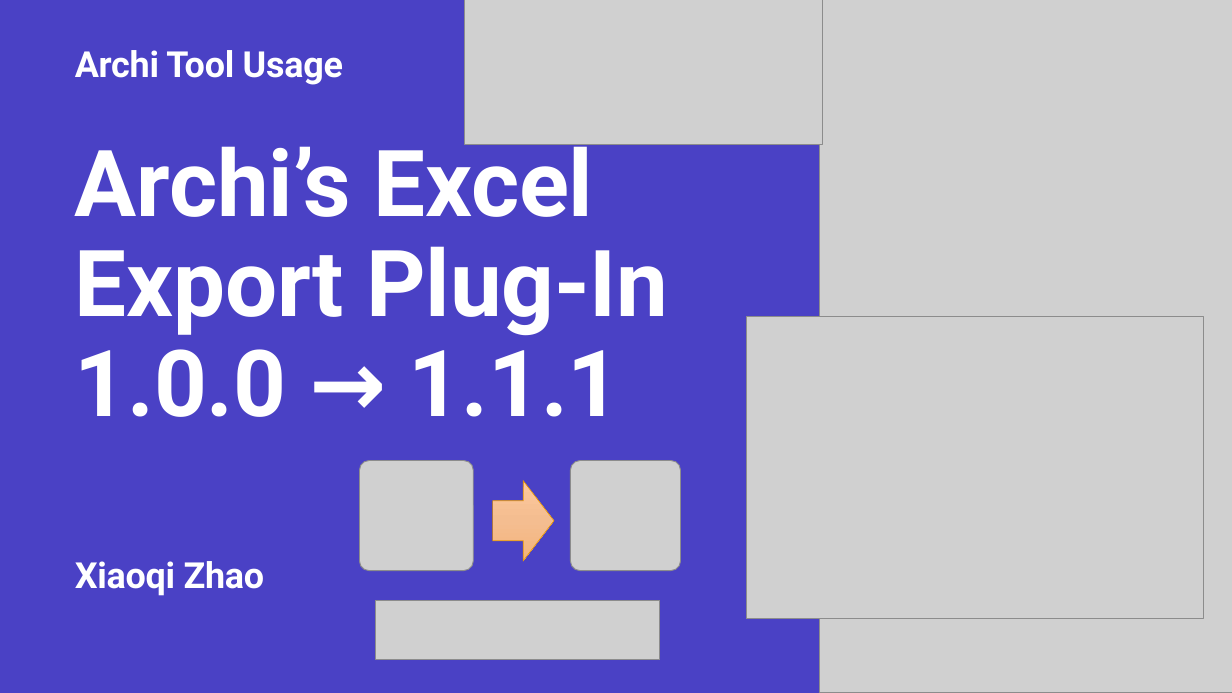
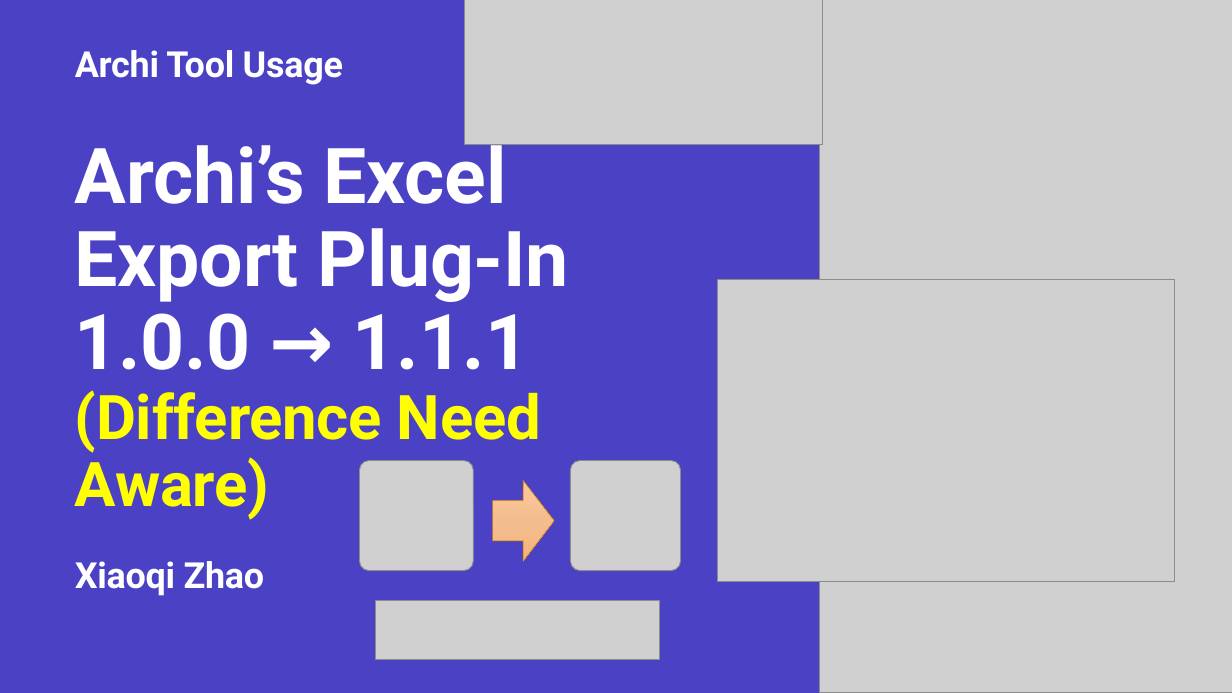
Before and after one commit to yasenstar/EA, a slide deck: slide 10 of architool/Using-Archi.pptx. Drawn at 1232x693 pixels with LibreOffice and Linux fonts; fonts in the diff are those of the drawing; grey boxes stand for pictures. Boxes give left, top, right and bottom in pixels: in the first picture for what was removed or moved away, otherwise in the second. Text is boxed around its words. In the diff, an @@ line names an element or a change of style, - is before the commit and + after.

```diff
--- a/architool/Using-Archi.pptx
+++ b/architool/Using-Archi.pptx
@@ title at [75, 133, 569, 520]: text changed; size 72 to 60 pt @@
-Archi’s Excel Export Plug-In
-1.0.0 → 1.1.1
+Archi’s Excel Export Plug-In
+1.0.0 → 1.1.1
+(Difference Need Aware)
@@ picture: place and size @@
-picture at [747, 316, 1204, 618]
+picture at [717, 279, 1175, 581]
```
Also in this commit, not shown: 3 other files.
